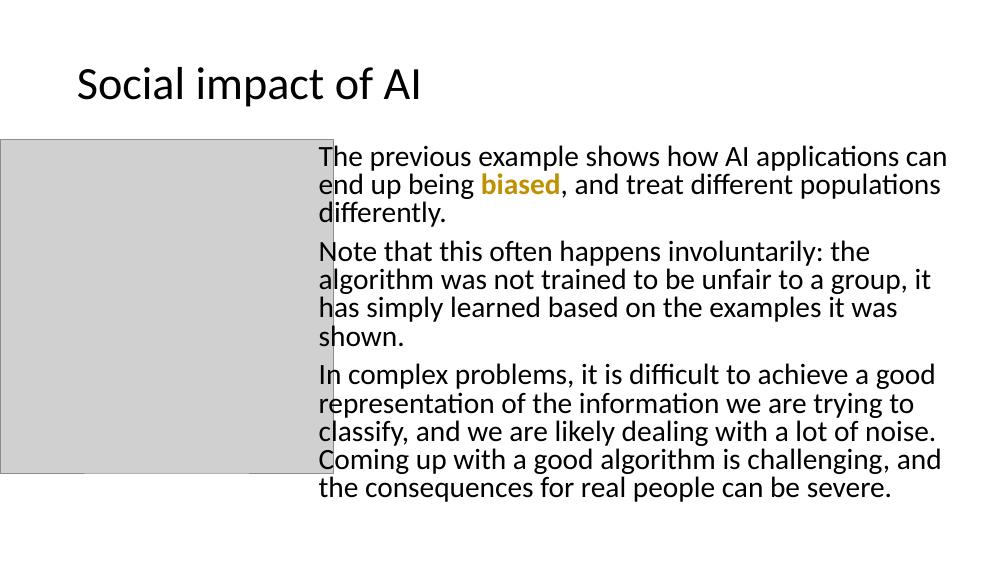
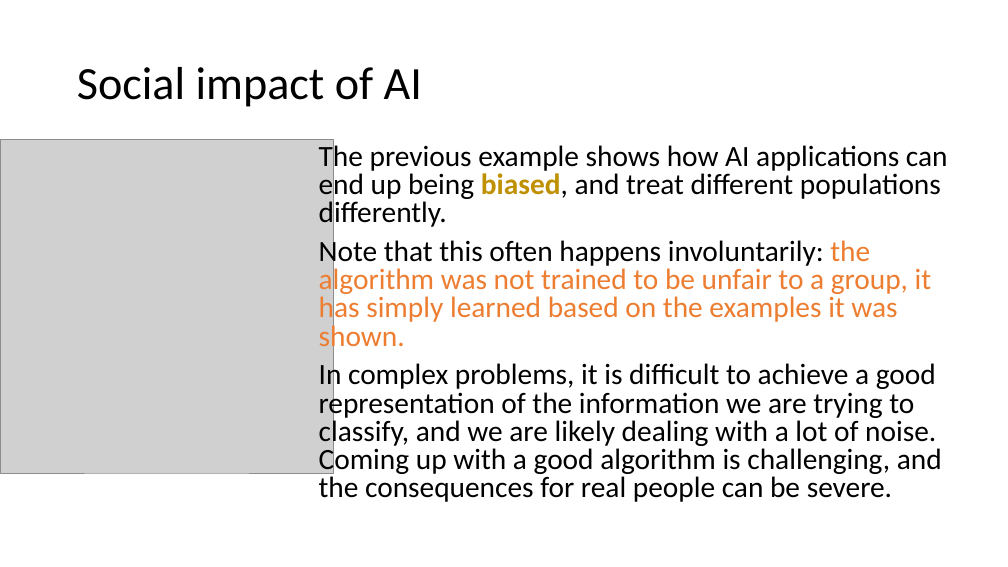
Before and after one commit to UBC-CS/cpsc330-2025W2, a slide deck: slide 17 of lectures/Giulia/23_AIcsCoreFairness.pptx (slide 16 before the commit). Drawn at 1008x567 pixels with LibreOffice and Linux fonts; fonts in the diff are those of the drawing; grey boxes stand for pictures. Boxes give left, top, right and bottom in pixels: in the first picture for what was removed or moved away, otherwise in the second. Text is boxed around its words. In the diff, an @@ line names an element or a change of style, - is before the commit and + after.

```diff
--- a/lectures/Giulia/23_AIcsCoreFairness.pptx
+++ b/lectures/Giulia/23_AIcsCoreFairness.pptx
@@ text at <box>319,236,932,353</box>: text colour #000000 to #ED7D31 in "the algorithm was not trained to be ..." @@
```
Also in this commit, not shown: 6 other slides changed, 1 slide added, 3 other files.
